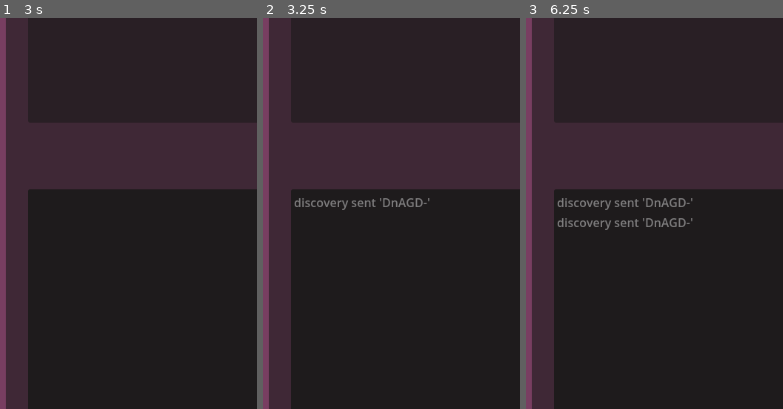
Above: before the commit, frames 1-3 (left to right).
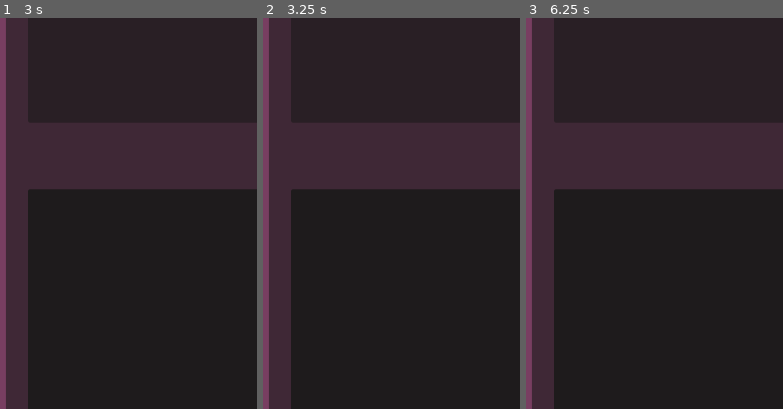
Above: after the commit, the same moments.

Repository: Breakdown08/godot_lan_discovery
Game: Godot game, scene res://main.tscn
The game is run twice, just before and just after one commit, with the same random seed, the same clock (stepped at 60 frames per second) and the same inputs.
Inputs:
- Up to frame 1 (3 s): tap Enter at 0.5, 2 s; tap Space at 1.25, 2.75 s
- Up to frame 2 (3.25 s): no input
- Up to frame 3 (6.25 s): tap Enter at 3.5 s; tap Space at 4.25 s
The pictures show only the part of the screen within x 0-50%, y 32-82%; the shares and areas given below are measured in that part.

Frame 1 is identical in both runs. In frame 2, 0.5% of the frame differs, in the area x 12-65%, y 46-50%; in frame 3, 1.1%, in the area x 12-65%, y 46-55%.

Commit message:
fix: lobby refactor

Diff:
--- a/modules/lobby/device/device.gd
+++ b/modules/lobby/device/device.gd
@@ -8,7 +8,7 @@
 var id:String = ""
 var data:Dictionary = {}
 
-func _ready() -> void:
+func _ready():
 	name = id
 	address.text = name
 	status_timer.timeout.connect(_on_status_timer_timeout)
--- a/modules/lobby/lobby.gd
+++ b/modules/lobby/lobby.gd
@@ -28,25 +28,26 @@
 signal device_data_updated(device_id:String, device_data:Dictionary)
 
 
-func _ready() -> void:
+func _ready():
 	set_process(false)
 	discovery_timer.timeout.connect(_discovery)
 
 
-func start() -> void:
-	set_process(true)
+func start():
 	id = _get_local_ip_address()
 	_discovery_connection = PacketPeerUDP.new()
 	_discovery_connection.bind(DISCOVERY_PORT)
 	for iface in IP.get_local_interfaces():
 		if iface.addresses[0].begins_with("192.168."):
 			var bind_result:Error = _discovery_connection.join_multicast_group(MULTICAST_GROUP, iface.name)
-			Console.write("bind_result %s" % str(bind_result))
+			Console.write("Bind interface '%s' - %s" % [iface.name, "success" if bind_result == OK else "error"])
+	_discovery_connection.set_dest_address(MULTICAST_GROUP, DISCOVERY_PORT)
+	set_process(true)
+	_discovery()
 	discovery_timer.start()
 
 
 func _discovery():
-	_discovery_connection.set_dest_address(MULTICAST_GROUP, DISCOVERY_PORT)
 	var device_data:Dictionary = _create_device_data(id)
 	_discovery_connection.put_packet(str("%s%s%s" % [
 			DISCOVERY_PASSWORD,
@@ -54,7 +55,6 @@
 			JSON.stringify(device_data)
 		]
 	).to_utf8_buffer())
-	Console.write("discovery sent '%s-%s'" % [DISCOVERY_PASSWORD, id])
 
 
 func _get_local_ip_address() -> String:
@@ -100,19 +100,3 @@
 	device.data = device_data
 	device_data_updated.connect(device.on_device_data_updated)
 	return device
-
-
-#func start() -> void:
-	#set_process(true)
-	#_discovery_connection = PacketPeerUDP.new()
-	#_discovery_connection.set_broadcast_enabled(true)
-	#var bind_result:Error = _discovery_connection.bind(DISCOVERY_PORT)
-	#Console.write("[DISCOVERY_CONNECTION]: PORT BIND RESULT: %s" % bind_result)
-	#_private_connection = PacketPeerUDP.new()
-	#_private_connection.set_broadcast_enabled(true)
-	#_private_connection.bind(port)
-	#port = _private_connection.get_local_port()
-	#id = "%s:%s" % [_get_local_ip_address(), str(port)]
-	#Console.write("Started with id %s" % id)
-	#_discovery_connection.set_dest_address(BROADCAST_MASK, DISCOVERY_PORT)
-	#discovery_timer.start()
